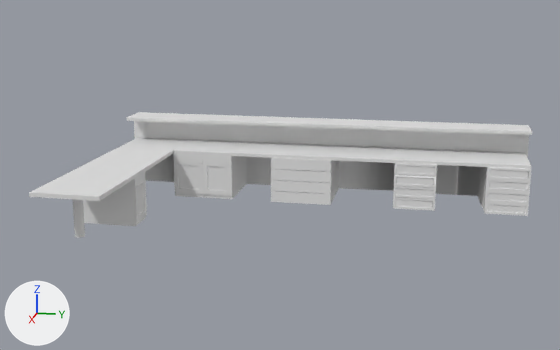
An edit to the FBX model GDT_Q3-4/Assets/PersonalModels/reception-Desk.fbx, drawn before and after from the same camera.
Rendered twice from a camera (50 mm lens) standing at (2.24, 16.51, 4.43) and looking at (-9.99, 14.06, 1.37). The axes (+X, +Y, +Z) are drawn at lower left. The lights are the same throughout. The older version comes first. Where no turn or scale is listed for an object, it has been applied to the vertices.

Script lines for the objects in view, before the commit:
```python
me_cube_034 = bpy.data.meshes.new('Cube.034')
me_cube_034.from_pydata(...)  # 707 vertices, 637 faces; spans x -1.11..3.42, y -3.73..3.75, z -0.56..0.77
ob_reception_desk = bpy.data.objects.new('Reception Desk', me_cube_034)
ob_reception_desk.location = (-11.2, 14.45, 1.17)
```
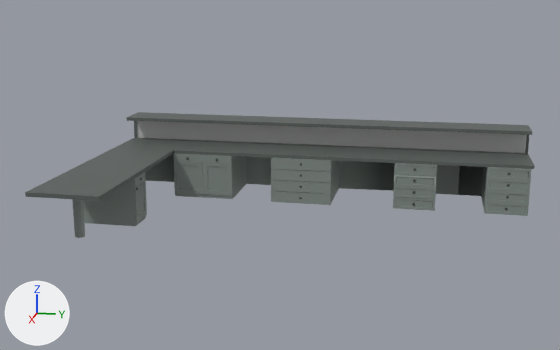
What changed in the scene script:
```text
Add mat_material_002:
    mat_material_002 = principled_material('Material.002')
    mat_material_002.base_color = (0.0984, 0.115, 0.107)  # dark grey #585f5c
Add mat_material:
    mat_material = principled_material('Material')
    mat_material.base_color = (0.213, 0.251, 0.233)  # grey #7f8985
Add mat_material_001:
    mat_material_001 = principled_material('Material.001')
    mat_material_001.base_color = (0.527, 0.527, 0.527)  # light grey #c0c0c0
Change me_cube_034:
    used by ob_reception_desk; location = (-11.2, 14.45, 1.17)
    remove me_cube_034.from_pydata(...)  # 707 vertices, 637 faces; spans x -1.11..3.42, y -3.73..3.75, z -0.56..0.77
    add me_cube_034.from_pydata(...)  # 674 vertices, 584 faces; spans x -1.11..3.42, y -3.73..3.75, z -0.56..0.77
    me_cube_034 part 1
    58 vertices are removed from x -0.84..2.07, y -3.73..3.75, z -0.56..0.77
    139 faces are deleted
    6 vertices in x -1.11..-0.94, y 2.88..2.94, z -0.56..0.7 move by (0.0, 0.05, 0.0)
    4 vertices in x -1.11..-1.08, y 2.12, z 0.32..0.7 move by (0.0, 0.03, 0.0)
    3 vertices in x -1.11, y 1.43, z -0.56..0.31 move by (0.0, -0.02, 0.0)
    6 vertices move from x -1.11..0.19, y -2.03..2.87, z -0.56..0.24 to x -1.11..0.19, y -2.03..2.93, z -0.56..0.24
    20 vertices are added at x -0.84..2.07, y -3.73..3.75, z -0.56..0.31
    5 new vertices lie (0.0, -0.06, 0.0) away from vertices in x 0.19..3.42, y -3.67, z 0.24..0.31
    24 new faces join them, mat_material_002 (dark grey #585f5c)
    62 new faces join them, mat_material (grey #7f8985)
    me_cube_034 part 2: 412 faces spanning x -1.11..3.42, y -3.73..3.75, z -0.56..0.71 switch from no material to mat_material (grey #7f8985)
    me_cube_034 part 3: 78 faces spanning x -1.11..3.42, y -3.73..3.75, z -0.56..0.77 switch from no material to mat_material_002 (dark grey #585f5c)
    me_cube_034 part 4: 8 faces spanning x -0.84, y -3.64..3.7, z 0.31..0.71 switch from no material to mat_material_001 (light grey #c0c0c0)
```

Pixel boxes [x1, y1, x2, y2] of what changed, in the pictures (560 x 350 px):
'Reception Desk', reshaped
    before: [29, 112, 532, 238]
    after: [25, 112, 534, 238]
part 1 of me_cube_034, reshaped
    before: [29, 112, 532, 212]
    after: [25, 112, 534, 212]
part 2 of me_cube_034, recoloured (white to grey)
    both: [72, 121, 532, 238]
part 3 of me_cube_034, recoloured (white to dark grey)
    both: [29, 117, 532, 201]
part 4 of me_cube_034, recoloured (white to light grey)
    both: [138, 121, 527, 153]
